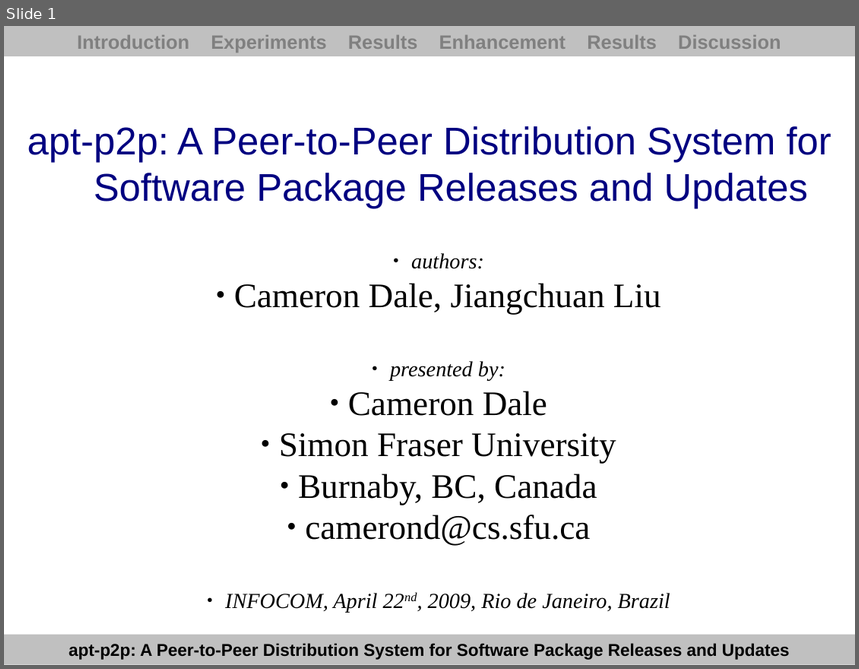
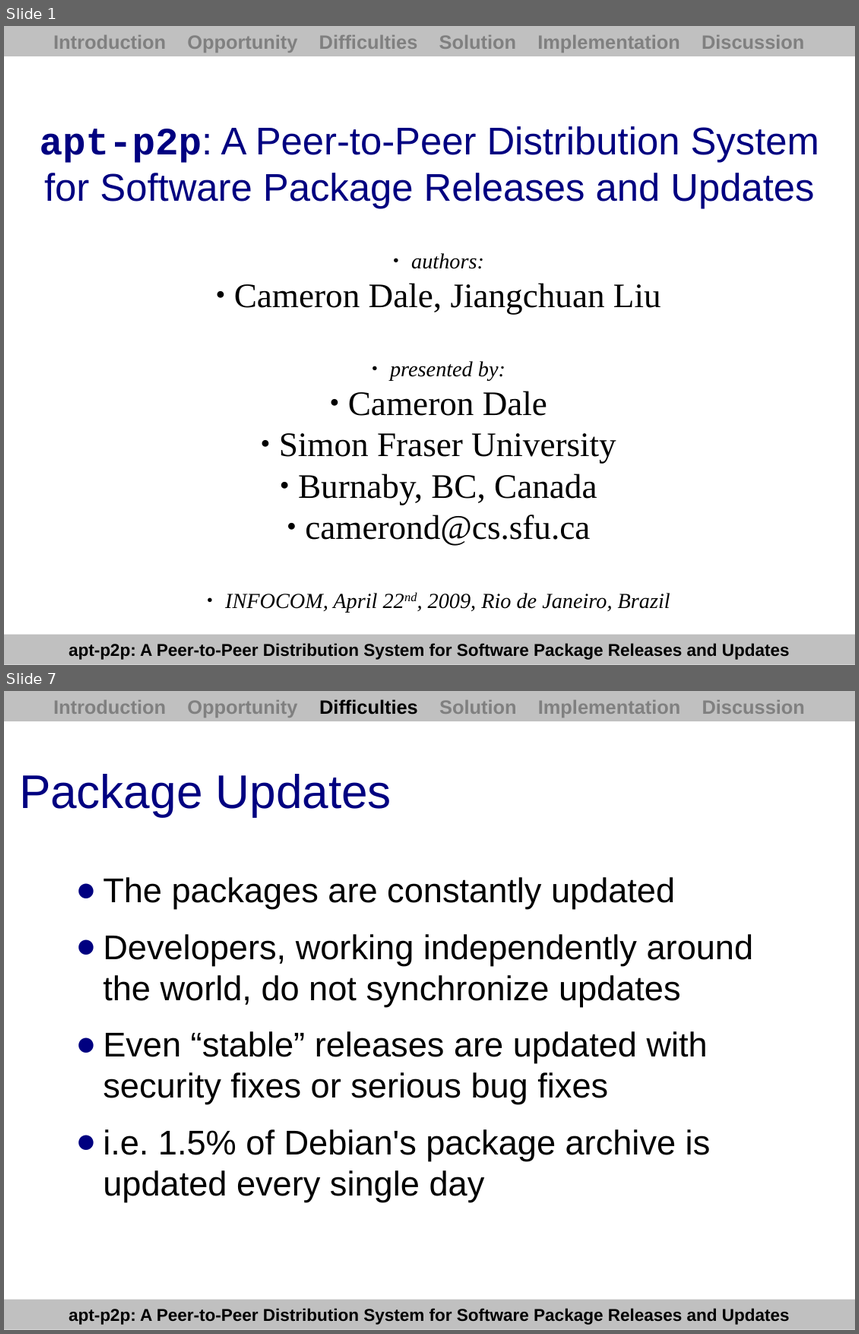
Before and after one commit to PyroSamurai/apt-p2p, a slide deck: docs/paper/presentation.odp. Shown one above the other, each under a label of ours: slide 1 before the commit, slides 1 and 7 after it; the slides between them are not shown. The pictures are 859x669 and 859x1334 pixels, drawn with LibreOffice and Linux fonts; fonts in the diff are those of the drawing. Boxes give left, top, right and bottom in pixels: in the first picture for what was removed or moved away, otherwise in the second. Text is boxed around its words. In the diff, an @@ line names an element or a change of style, - is before the commit and + after.

```diff
--- a/docs/paper/presentation.odp
+++ b/docs/paper/presentation.odp
@@ slide 7 added at (4,691,855,1330), background #FFFFFF; not listed: 1 template element that a slide beside it also shows @@
@@ rectangle added at (4,691,855,721), fill #C0C0C0, 18 pt, text #808080, bold @@
+Introduction Opportunity Difficulties Solution Implementation Discussion
@@ title added at (19,774,392,817), 44 pt, text #000080 @@
+Package Updates
@@ text added at (103,877,754,1202), 32 pt, text #000000 @@
+● The packages are constantly updated
+● Developers, working independently around the world, do not synchronize updates
+● Even “stable” releases are updated with security fixes or serious bug fixes
+● i.e. 1.5% of Debian's package archive is updated every single day
@@ slide 1 changed as well @@
@@ text in rectangle at (53,35,804,53): text changed @@
-Introduction Experiments Results Enhancement Results Discussion
+Introduction Opportunity Difficulties Solution Implementation Discussion
@@ title at (40,126,819,209): text changed @@
-apt-p2p: A Peer-to-Peer Distribution System for
-Software Package Releases and Updates
+apt-p2p: A Peer-to-Peer Distribution System for Software Package Releases and Updates
```
Also in this commit, not shown: 2 other slides changed, 18 other slides added, 18 slides removed, 7 other files.
